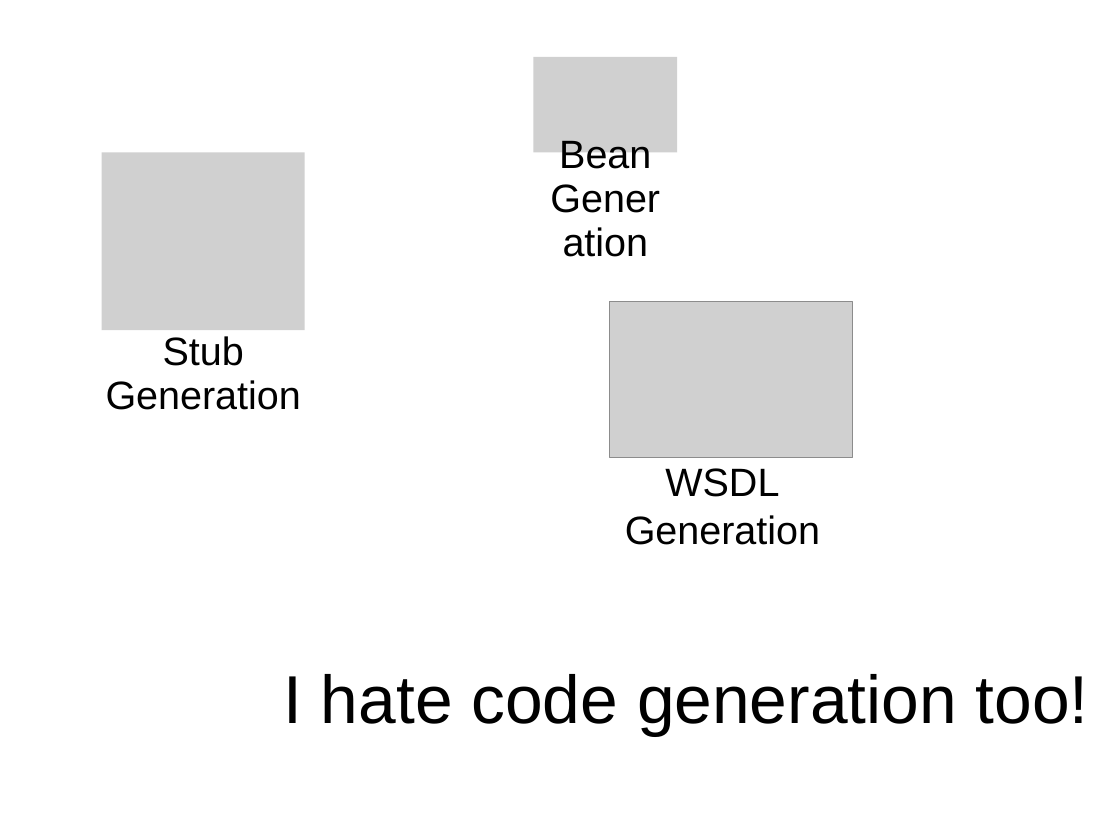
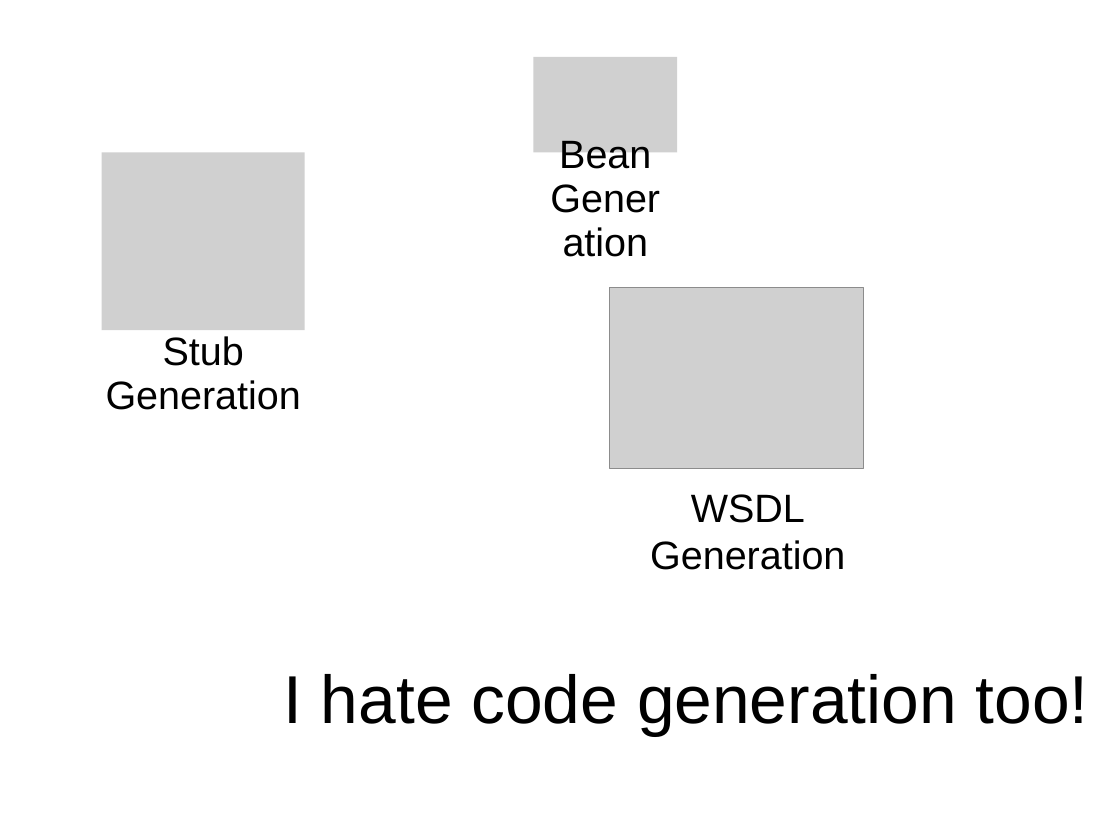
Before and after one commit to HamletDRC/presentations, a slide deck: slide 4 of asttransformations/CodeGeneration_SDC.odp. Drawn at 1120x840 pixels with LibreOffice and Linux fonts; fonts in the diff are those of the drawing; grey boxes stand for pictures. Boxes give left, top, right and bottom in pixels: in the first picture for what was removed or moved away, otherwise in the second. Text is boxed around its words. In the diff, an @@ line names an element or a change of style, - is before the commit and + after.

```diff
--- a/asttransformations/CodeGeneration_SDC.odp
+++ b/asttransformations/CodeGeneration_SDC.odp
@@ picture added at bbox=[610, 288, 864, 469] @@
@@ text "WSDL Generation": place and size @@
-text "WSDL Generation" at bbox=[625, 468, 820, 545]
+text "WSDL Generation" at bbox=[650, 494, 845, 570]
```
Also in this commit, not shown: 2 other slides changed, 3 slides added, 1 slide removed.
